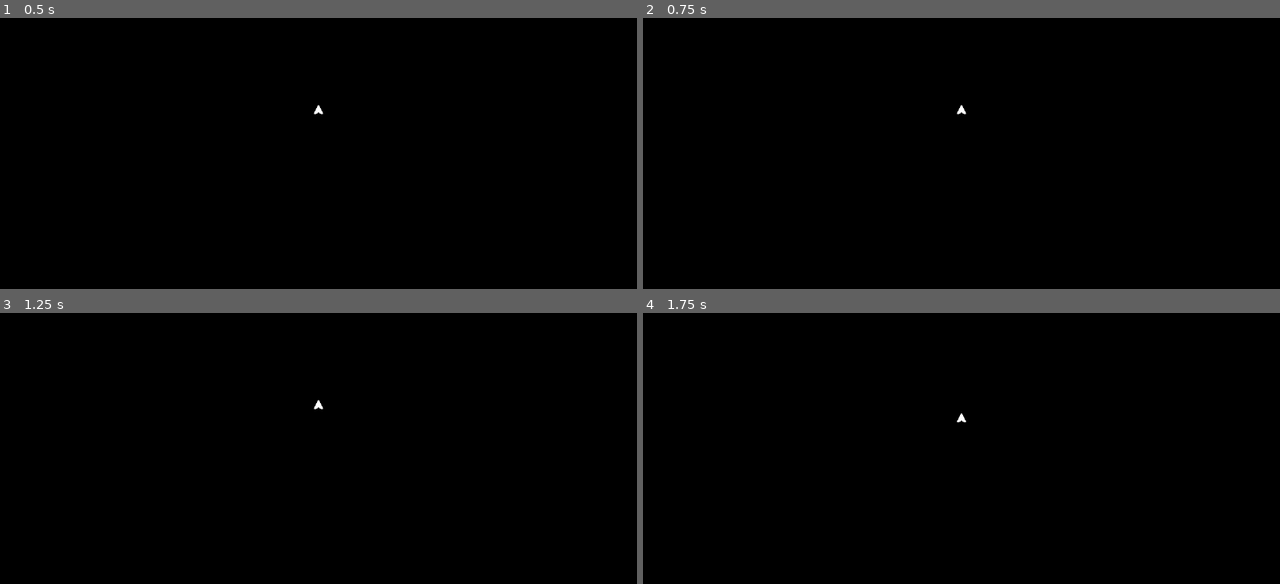
Above: before the commit, frames 1-4 (two rows, left to right).
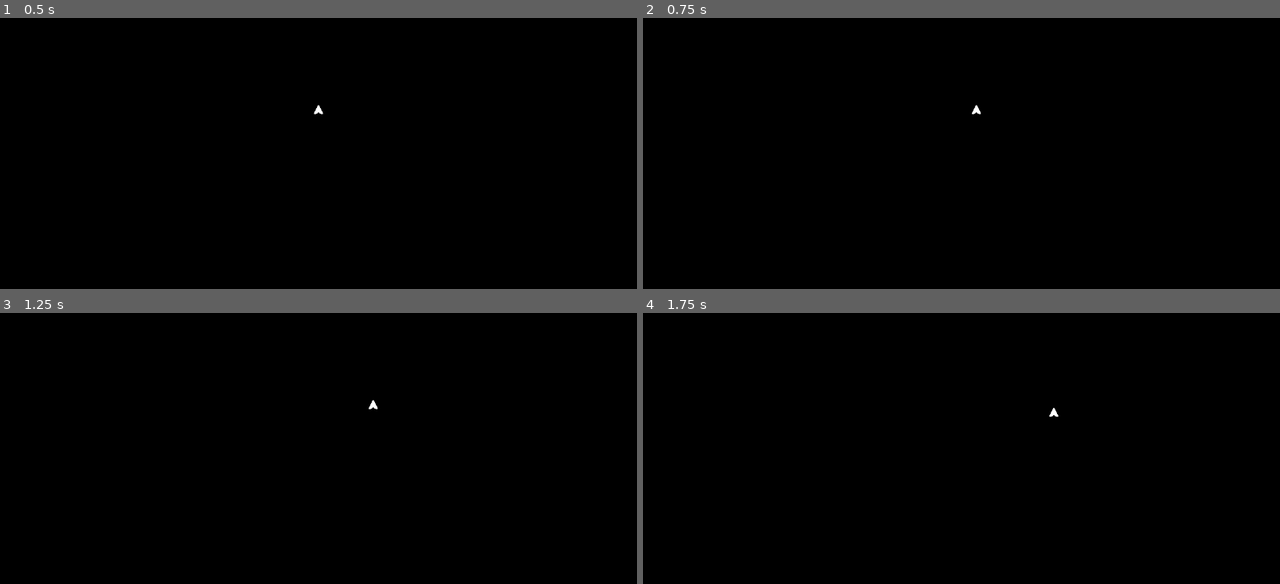
Above: after the commit, the same moments.

Repository: amaark/starship-game
Game: Godot game, scene res://scenes/World.tscn
The game is run twice, just before and just after one commit, with the same random seed, the same clock (stepped at 60 frames per second) and the same inputs.
Inputs:
- Up to frame 1 (0.5 s): no input
- Up to frame 2 (0.75 s): tap Enter at 0.5 s; hold E (dodge_right, bound only after the commit) from 0.53 s (still down); tap I at 0.6 s
- Up to frame 3 (1.25 s): keep holding E (dodge_right, bound only after the commit)
- Up to frame 4 (1.75 s): release E (dodge_right, bound only after the commit) at 1.28 s; hold S (backward_thrust) from 1.28 s (still down); tap I at 1.35 s

Frame 1 is identical in both runs. In frame 2, less than 0.1% of the frame differs, in the area x 49-54%, y 32-36%; in frame 3, less than 0.1%; in frame 4, less than 0.1%, in the area x 49-66%, y 35-41%.

Commit message:
Add lateral dodging

Diff:
--- a/project.godot
+++ b/project.godot
@@ -19,6 +19,10 @@
 
 window/stretch/mode="viewport"
 window/stretch/aspect="expand"
+
+[editor_plugins]
+
+enabled=PackedStringArray("res://addons/gdscript_formatter/godot-addon/addons/GDQuest_GDScript_formatter/plugin.cfg")
 
 [input]
 
@@ -46,6 +50,16 @@
 , Object(InputEventKey,"resource_local_to_scene":false,"resource_name":"","device":-1,"window_id":0,"alt_pressed":false …(186 unchanged characters)…
 ]
 }
+dodge_right={
+"deadzone": 0.2,
+"events": [Object(InputEventKey,"resource_local_to_scene":false,"resource_name":"","device":-1,"window_id":0,"alt_pressed":false,"shift_pressed":false,"ctrl_pressed":false,"meta_pressed":false,"pressed":false,"keycode":0,"physical_keycode":69,"key_label":0,"unicode":101,"location":0,"echo":false,"script":null)
+]
+}
+dodge_left={
+"deadzone": 0.2,
+"events": [Object(InputEventKey,"resource_local_to_scene":false,"resource_name":"","device":-1,"window_id":0,"alt_pressed":false,"shift_pressed":false,"ctrl_pressed":false,"meta_pressed":false,"pressed":false,"keycode":0,"physical_keycode":81,"key_label":0,"unicode":113,"location":0,"echo":false,"script":null)
+]
+}
 
 [physics]
 
--- a/scenes/Starship.tscn
+++ b/scenes/Starship.tscn
@@ -4,11 +4,15 @@
 [ext_resource type="Texture2D" uid="uid://ox33etqfijr2" path="res://assets/starship.png" id="1_hbxx7"]
 
 [node name="Starship" type="RigidBody2D" unique_id=1438195711]
-inertia = 5.0
+mass = 10.0
 script = ExtResource("1_gunj8")
 
 [node name="Sprite2D" type="Sprite2D" parent="." unique_id=1076110369]
 texture = ExtResource("1_hbxx7")
 
 [node name="CollisionPolygon2D" type="CollisionPolygon2D" parent="." unique_id=1902259443]
-polygon = PackedVector2Array(-1, -8, 1, -8, 8, 8, 5, 8, 1, 5, -1, 5, -5, 8, -8, 8)
+polygon = PackedVector2Array(0, -8, 8, 8, 0, 5, -8, 8)
+
+[node name="DodgeCooldown" type="Timer" parent="." unique_id=230989535]
+wait_time = 0.5
+one_shot = true
--- a/scripts/starship.gd
+++ b/scripts/starship.gd
@@ -1,32 +1,58 @@
 extends RigidBody2D
 
-enum state {
+@onready var dodge_cooldown: Timer = $DodgeCooldown
+
+enum STATE {
 	NORMAL,
-	DASH
+	DODGE,
 }
+const THRUST := Vector2(0, -1500)
+const TORQUE := 2500
+const DODGE_THRUST := Vector2(1500, 0)
+var active_state := STATE.NORMAL
+var dodge_direction := Vector2(0, 0)
 
-const THRUST := Vector2(0, -250)
-const TORQUE := 50
-
-var active_state := state.NORMAL
-var dash_direction := Vector2(0, 0)
 
 func _integrate_forces(phys_state: PhysicsDirectBodyState2D) -> void:
-	handle_movement(phys_state)
+	process_state(phys_state)
 
-func handle_movement(phys_state: PhysicsDirectBodyState2D):
-	if Input.is_action_pressed("forward_thrust"):
-		phys_state.apply_force(THRUST.rotated(rotation))
-	elif Input.is_action_pressed("backward_thrust"):
-		phys_state.apply_force(-THRUST.rotated(rotation))
-	else:
-		phys_state.apply_force(Vector2())
 
+func process_state(phys_state: PhysicsDirectBodyState2D) -> void:
+	match active_state:
+		STATE.NORMAL:
+			handle_movement(phys_state)
+		STATE.DODGE:
+			switch_state(STATE.NORMAL)
+			handle_movement(phys_state)
+
+
+func handle_movement(phys_state: PhysicsDirectBodyState2D) -> void:
+	var thrust_direction = 0
 	var rotation_direction = 0
 
+	if Input.is_action_pressed("forward_thrust"):
+		thrust_direction += 1
+	if Input.is_action_pressed("backward_thrust"):
+		thrust_direction -= 1
 	if Input.is_action_pressed("turn_right"):
 		rotation_direction += 1
 	if Input.is_action_pressed("turn_left"):
 		rotation_direction -= 1
 
+	phys_state.apply_force(thrust_direction * THRUST.rotated(rotation))
 	phys_state.apply_torque(rotation_direction * TORQUE)
+
+	if Input.is_action_just_pressed("dodge_right") and dodge_cooldown.time_left == 0:
+		switch_state(STATE.DODGE)
+		phys_state.apply_central_impulse(DODGE_THRUST.rotated(rotation))
+	elif Input.is_action_just_pressed("dodge_left") and dodge_cooldown.time_left == 0:
+		switch_state(STATE.DODGE)
+		phys_state.apply_central_impulse(-DODGE_THRUST.rotated(rotation))
+
+
+func switch_state(new_state: STATE) -> void:
+	active_state = new_state
+
+	match active_state:
+		STATE.DODGE:
+			dodge_cooldown.start()
Not shown, added: addons/gdscript_formatter/godot-addon/addons/GDQuest_GDScript_formatter/install_and_update.gd
Not shown, added: addons/gdscript_formatter/godot-addon/addons/GDQuest_GDScript_formatter/install_and_update.gd.uid
Not shown, added: addons/gdscript_formatter/godot-addon/addons/GDQuest_GDScript_formatter/menu.gd
Not shown, added: addons/gdscript_formatter/godot-addon/addons/GDQuest_GDScript_formatter/menu.gd.uid
Not shown, added: addons/gdscript_formatter/godot-addon/addons/GDQuest_GDScript_formatter/plugin.cfg
Not shown, added: addons/gdscript_formatter/godot-addon/addons/GDQuest_GDScript_formatter/plugin.gd
Not shown, added: addons/gdscript_formatter/godot-addon/addons/GDQuest_GDScript_formatter/plugin.gd.uid
